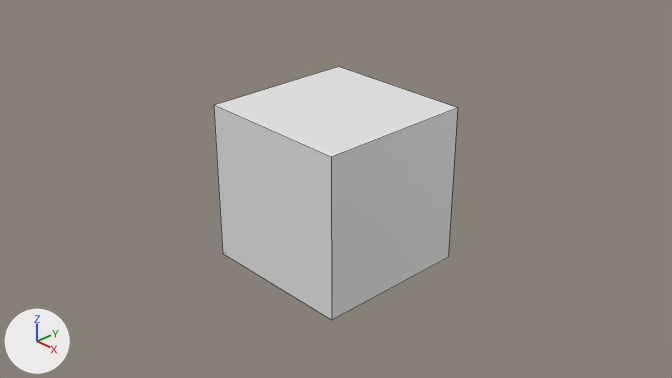
Before and after pictures for a commit that changed the Blender file WispsOfTheHoller/Assets/Models/souleater.blend.
Rendered twice from the file's camera 'Camera'. Arrows for +X, +Y and +Z are at lower left; the lights stay in place. Mesh edges are drawn as thin lines.
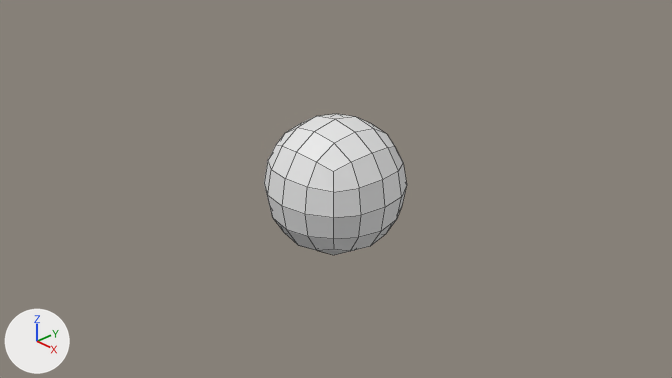
The newer file is also rescaled (x0.334), turned or shifted as a whole; pictures and numbers use the older file's frame.

Location of each change, (x1, y1, x2, y2) in pixels of the pictures (672 x 378 px):
'Cube', modifiers changed (41% narrower, 44% shorter)
    before: (214, 67, 458, 320)
    after: (264, 114, 407, 255)

The change, as a list of edits to the scene's bpy script:
```text
Change ob_cube:
    add _m = ob_cube.modifiers.new('Subdivision', 'SUBSURF')
    add _m.levels = 2
```
